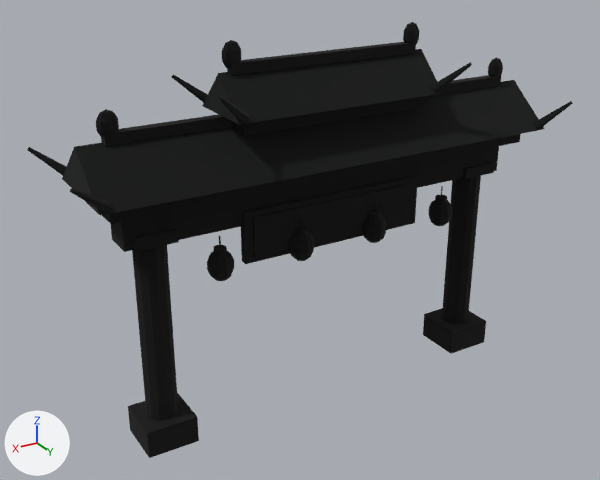
A saved change to the FBX model Assets/Models/KL/env/env_lm3_petaling_gate.fbx.
Both versions are drawn from a 50 mm camera at (14.74, 22.88, 17.6) aimed at (0.87, -0.23, 6.04). Lighting does not change. The marker at lower left points along +X, +Y and +Z. The older version comes first. Objects named as collision shapes, trigger or cutter boxes, shadow casters or lower levels of detail are left out. Where no turn or scale is listed for an object, it has been applied to the vertices.

Before the edit, the objects in view are built like this:
```python
me_env_lm3_petaling_gate_geo = bpy.data.meshes.new('env_lm3_petaling_gate_geo')
me_env_lm3_petaling_gate_geo.from_pydata(...)  # 716 vertices, 670 faces; spans x -9.3..9.3, y -2.3..2.3, z 0.0..13.2
me_env_lm3_petaling_gate_geo.materials.append(mat_m_kl_atlas)  # picture img_kl_palette_png
ob_env_lm3_petaling_gate_geo_lod0 = bpy.data.objects.new('env_lm3_petaling_gate_geo_LOD0', me_env_lm3_petaling_gate_geo)
ob_env_lm3_petaling_gate_geo_lod0.location = (0.0, 0.0, 0.0)
```
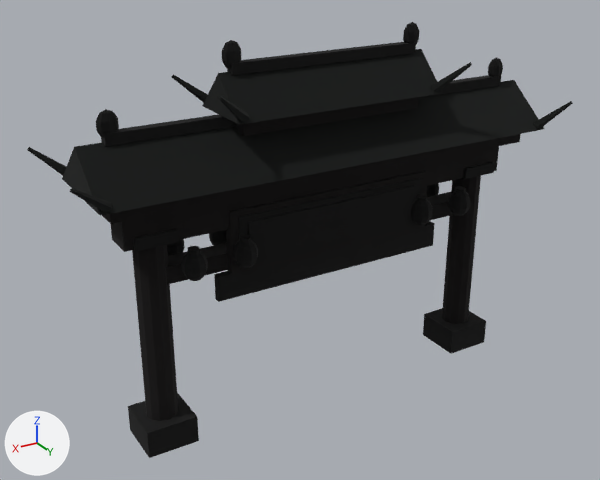
Edits to the bpy script that builds the scene:
```text
Change me_env_lm3_petaling_gate_geo:
    used by ob_env_lm3_petaling_gate_geo_lod0; location = (0.0, 0.0, 0.0)
    remove me_env_lm3_petaling_gate_geo.from_pydata(...)  # 716 vertices, 670 faces; spans x -9.3..9.3, y -2.3..2.3, z 0.0..13.2
    add me_env_lm3_petaling_gate_geo.from_pydata(...)  # 1020 vertices, 984 faces; spans x -9.3..9.3, y -2.3..2.3, z 0.0..13.2
    me_env_lm3_petaling_gate_geo part 1: a new loose piece, a box spanning x -6.5..6.5, y -0.4..0.4, z 5.9..6.5, in mat_m_kl_atlas (picture img_kl_palette_png)
    me_env_lm3_petaling_gate_geo part 2: a new loose piece, a box spanning x -4.0..4.0, y 0.35..0.65, z 5.8..8.0, in mat_m_kl_atlas (picture img_kl_palette_png)
    me_env_lm3_petaling_gate_geo part 3: a new loose piece, a box spanning x -3.7..3.7, y 0.52..0.72, z 6.0..7.8, in mat_m_kl_atlas (picture img_kl_palette_png)
    me_env_lm3_petaling_gate_geo part 4: a new loose piece, a box spanning x -4.5..4.5, y 0.37..0.62, z 4.95..5.85, in mat_m_kl_atlas (picture img_kl_palette_png)
    me_env_lm3_petaling_gate_geo part 5: the loose piece of 62 vertices spanning x 4.1..4.9, y 0.5..1.3, z 5.8..6.9 is moved by (0.9, 0.0, 0.2)
    me_env_lm3_petaling_gate_geo part 6: the loose piece of 16 vertices spanning x 4.3..4.7, y 0.7..1.1, z 6.9..7.0 is moved by (0.9, 0.0, 0.2)
    me_env_lm3_petaling_gate_geo part 7: the loose piece of 62 vertices spanning x 1.1..1.9, y 0.5..1.3, z 5.8..7.0 is moved by (2.1, 0.0, 0.2)
    me_env_lm3_petaling_gate_geo part 8: the loose piece of 62 vertices spanning x -4.9..-4.1, y 0.5..1.3, z 5.9..7.0 is moved by (0.9, 0.0, 0.2)
    me_env_lm3_petaling_gate_geo part 9: the loose piece of 16 vertices spanning x -4.7..-4.3, y 0.7..1.1, z 6.9..7.0 is moved by (0.9, 0.0, 0.2)
    me_env_lm3_petaling_gate_geo part 10: a new loose piece, a UV sphere (10 segments, 7 rings, poles along z) spanning x 5.01..5.79, y -1.31..-0.49, z 6.08..7.12, in mat_m_kl_atlas (picture img_kl_palette_png)
    me_env_lm3_petaling_gate_geo part 11: a new loose piece, a UV sphere (10 segments, 7 rings, poles along z) spanning x 3.21..3.99, y -1.31..-0.49, z 6.08..7.12, in mat_m_kl_atlas (picture img_kl_palette_png)
    me_env_lm3_petaling_gate_geo part 12: a new loose piece, a UV sphere (10 segments, 7 rings, poles along z) spanning x -5.79..-5.01, y -1.31..-0.49, z 6.08..7.12, in mat_m_kl_atlas (picture img_kl_palette_png)
    me_env_lm3_petaling_gate_geo part 13: 6 loose pieces with 48 vertices, spanning x -4.5..4.5, y 0.4..0.9, z 6.1..7.9, are deleted
    other edits to the shape of me_env_lm3_petaling_gate_geo do not show in these pictures
```

Pixel boxes [x1, y1, x2, y2] of what changed, in the pictures (600 x 480 px; the box of a moved part takes in the faces that stretch with it):
part 1 of me_env_lm3_petaling_gate_geo, added (mostly hidden)
    after: [166, 192, 454, 285]
part 2 of me_env_lm3_petaling_gate_geo, added
    after: [226, 171, 428, 275]
part 3 of me_env_lm3_petaling_gate_geo, added
    after: [238, 178, 422, 268]
part 4 of me_env_lm3_petaling_gate_geo, added
    after: [214, 221, 435, 302]
part 5 of me_env_lm3_petaling_gate_geo, moved or reshaped
    before: [207, 251, 234, 281]
    after: [181, 251, 208, 281]
part 6 of me_env_lm3_petaling_gate_geo, moved or reshaped
    before: [213, 245, 227, 253]
    after: [188, 246, 200, 254]
part 7 of me_env_lm3_petaling_gate_geo, moved or reshaped
    before: [289, 233, 314, 261]
    after: [233, 240, 258, 269]
part 8 of me_env_lm3_petaling_gate_geo, moved or reshaped
    before: [428, 200, 452, 226]
    after: [411, 199, 433, 225]
part 9 of me_env_lm3_petaling_gate_geo, moved or reshaped
    before: [435, 195, 447, 202]
    after: [417, 195, 428, 202]
part 10 of me_env_lm3_petaling_gate_geo, added (mostly hidden)
    after: [167, 239, 185, 256]
part 11 of me_env_lm3_petaling_gate_geo, added (mostly hidden)
    after: [209, 230, 227, 245]
part 12 of me_env_lm3_petaling_gate_geo, added (mostly hidden)
    after: [426, 183, 439, 197]
part 13 of me_env_lm3_petaling_gate_geo, deleted
    before: [219, 176, 443, 264]
